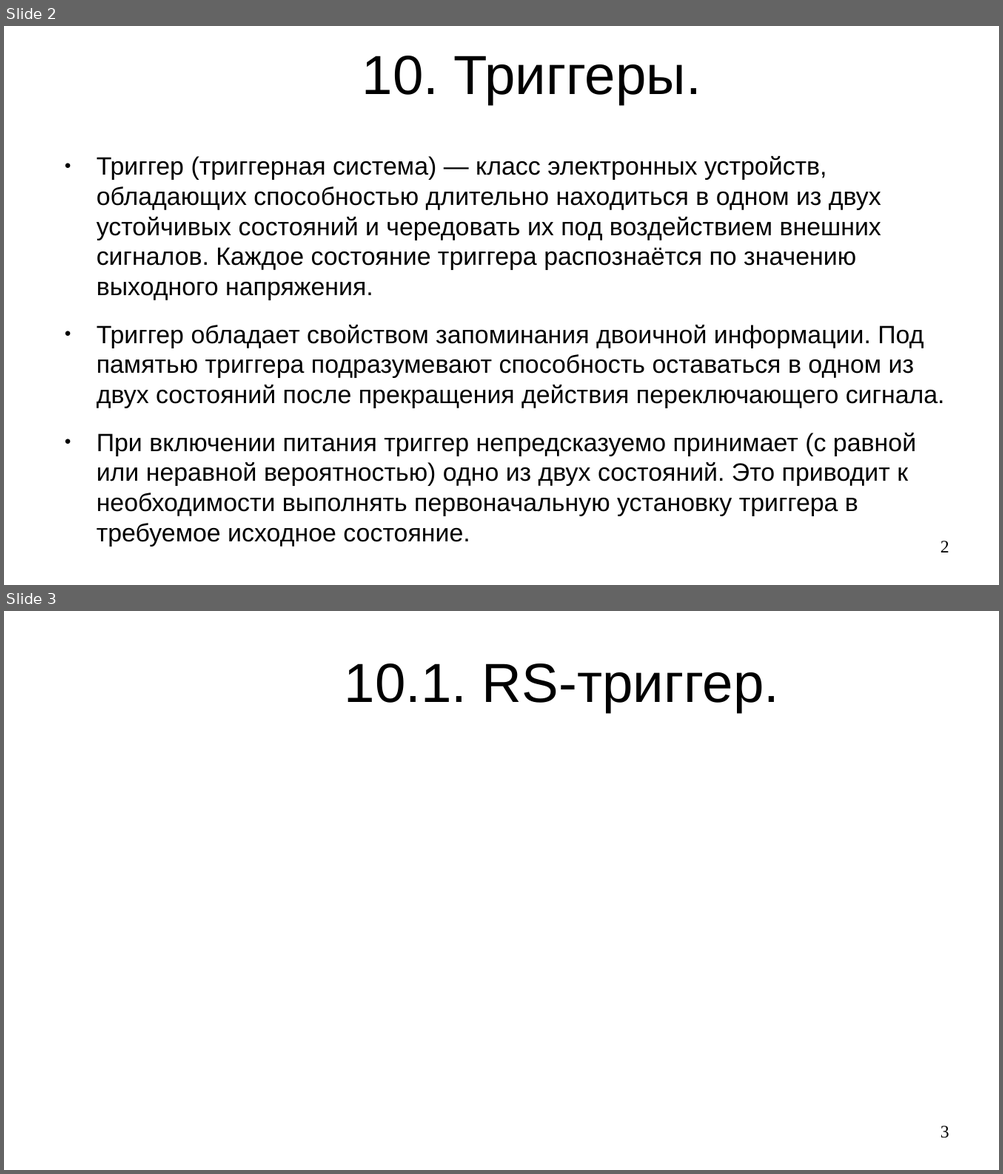
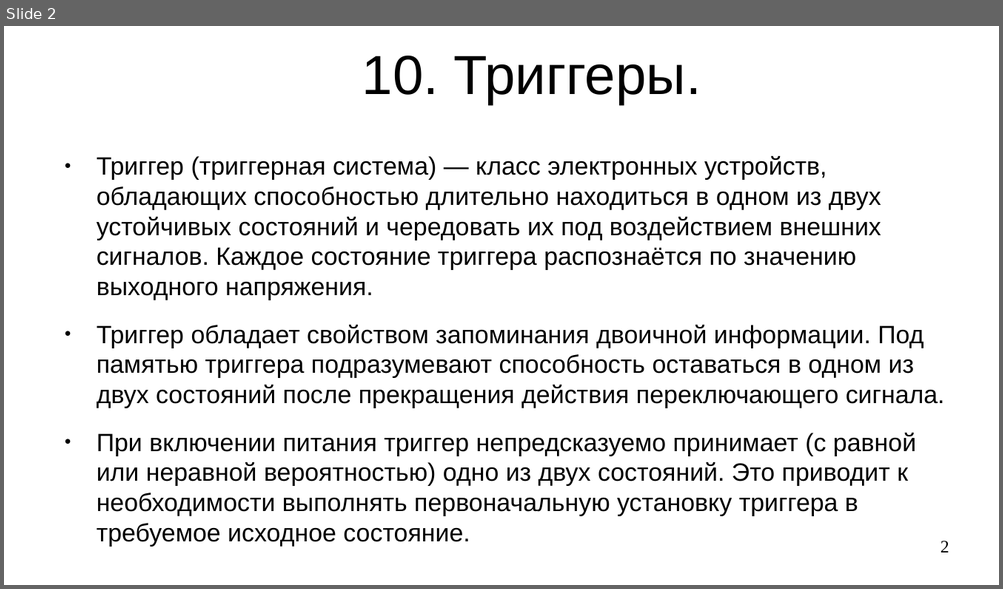
Before and after one commit to steelcraft/stud-lab, a slide deck: Лекции/СBDS01#L6.odp. Shown one above the other, each under a label of ours: slides 2 and 3 before the commit, slide 2 after it. The pictures are 1003x1174 and 1003x589 pixels, drawn with LibreOffice and Linux fonts; fonts in the diff are those of the drawing. Boxes give left, top, right and bottom in pixels: in the first picture for what was removed or moved away, otherwise in the second. Text is boxed around its words. In the diff, an @@ line names an element or a change of style, - is before the commit and + after.

```diff
--- a/Лекции/СBDS01#L6.odp
+++ b/Лекции/СBDS01#L6.odp
@@ slide 3 removed at box(4, 611, 999, 1170), background #FFFFFF @@
@@ title removed at box(344, 664, 779, 712) @@
-10.1. RS-триггер.
@@ page number removed at box(940, 1126, 949, 1139) @@
-3
```
Also in this commit, not shown: 4 slides added, 4 other slides removed, 1 other file.
